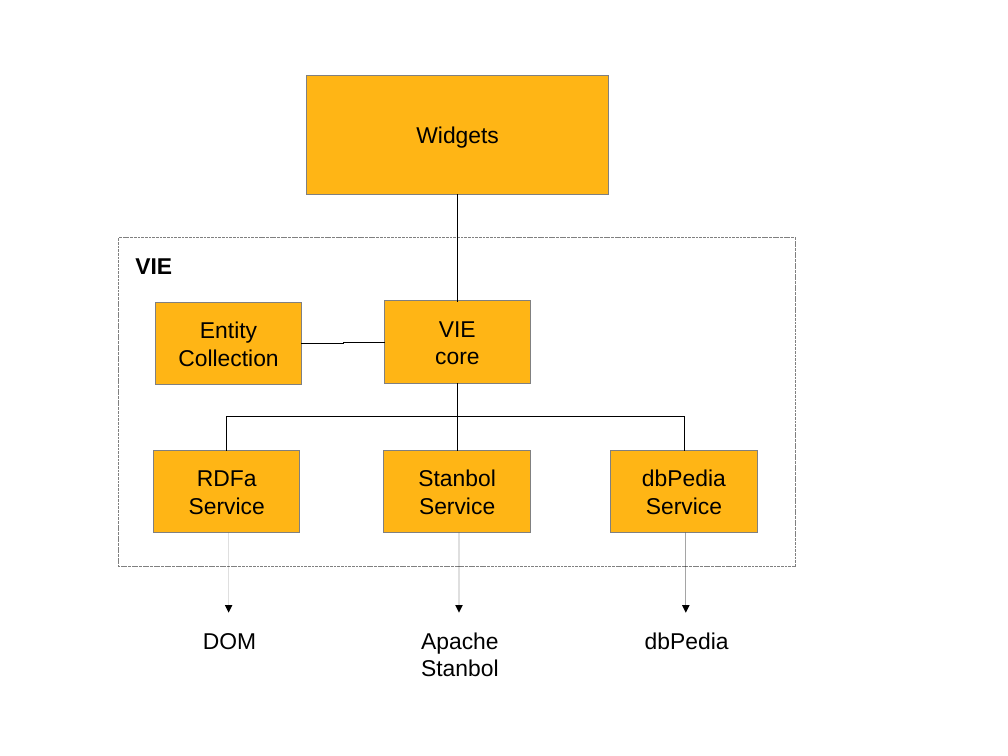
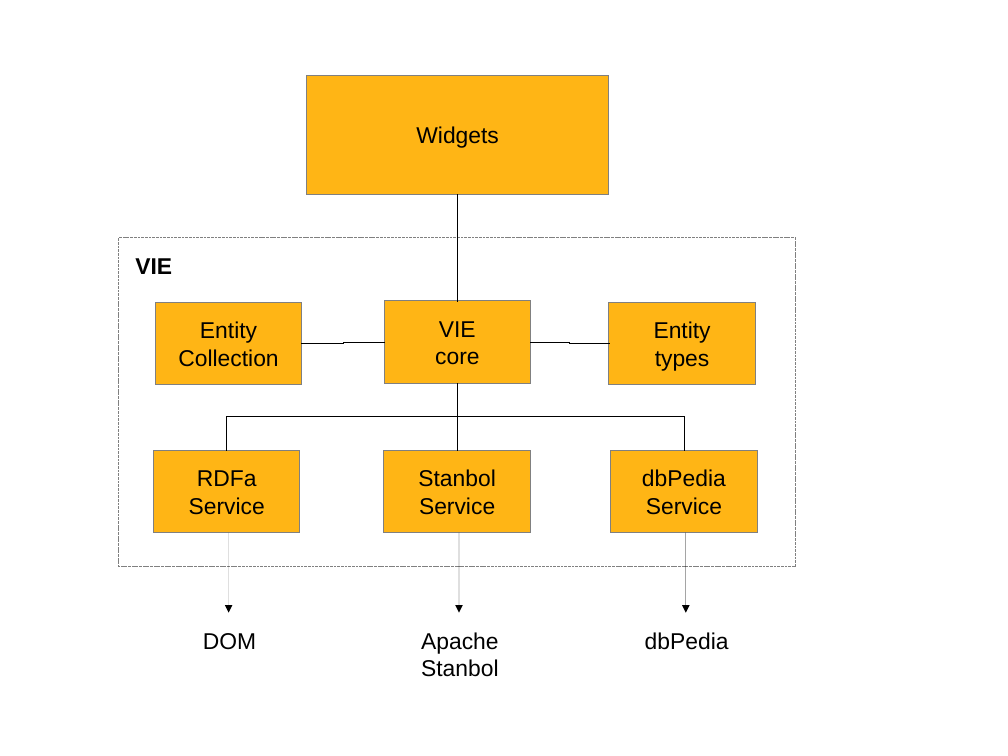
Before and after one commit to bergie/VIE, a slide deck: slide 1 of design/architecture.odp. Drawn at 1008x756 pixels with LibreOffice and Linux fonts; fonts in the diff are those of the drawing. Boxes give left, top, right and bottom in pixels: in the first picture for what was removed or moved away, otherwise in the second. Text is boxed around its words. In the diff, an @@ line names an element or a change of style, - is before the commit and + after.

Commit message:
Add entity types

```diff
--- a/design/architecture.odp
+++ b/design/architecture.odp
@@ rectangle added at box(609, 302, 756, 384), fill #FFB515, outline #808080 0 pt, 18 pt, text #000000 @@
+Entity
+types
@@ elbow line added from (531, 342) to (609, 343), #000000 0 pt @@
```
